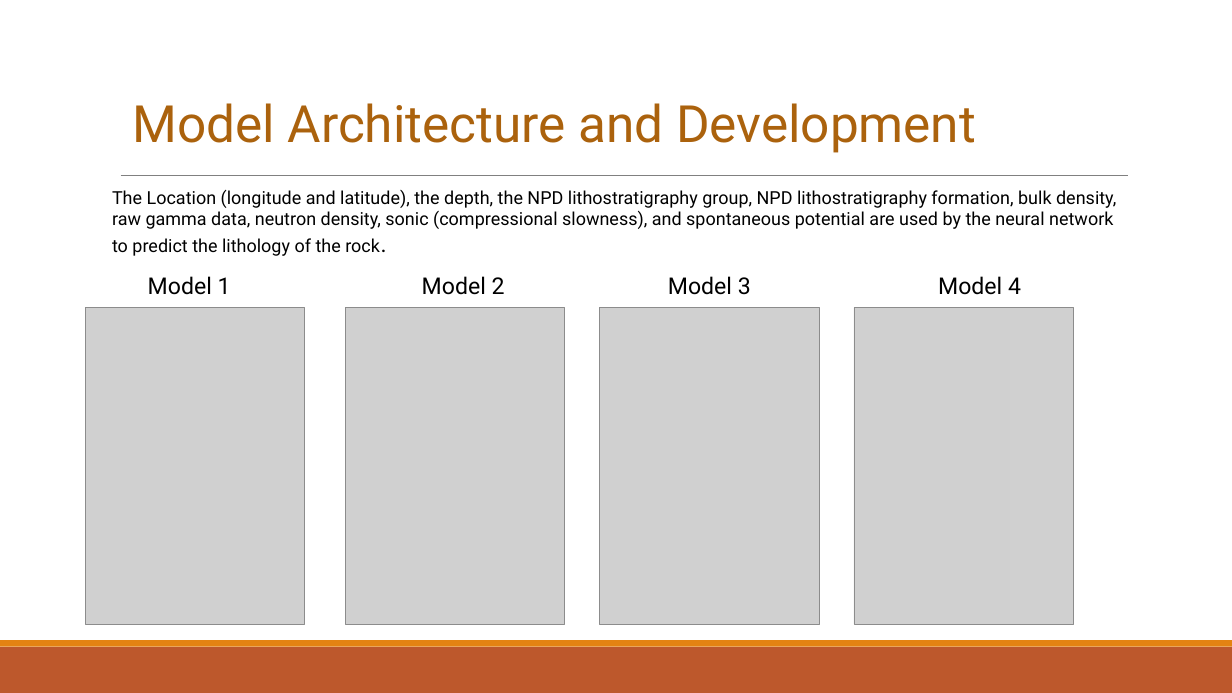
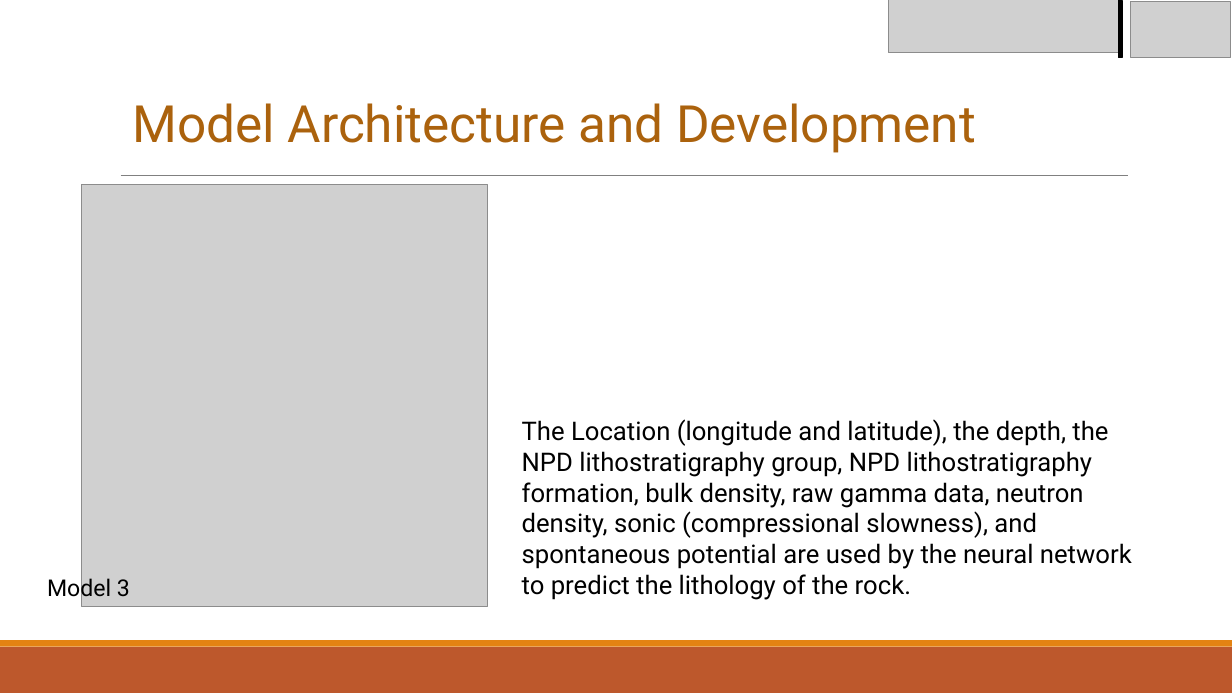
Before and after one commit to OvieIboyitie/Predicting-rock-Lithology-using-Machine-learning, a slide deck: slide 10 of Predicting rock lithology using machine learning updated.pptx (slide 12 before the commit). Drawn at 1232x693 pixels with LibreOffice and Linux fonts; fonts in the diff are those of the drawing; grey boxes stand for pictures. Boxes give left, top, right and bottom in pixels: in the first picture for what was removed or moved away, otherwise in the second. Text is boxed around its words. In the diff, an @@ line names an element or a change of style, - is before the commit and + after.

```diff
--- a/Predicting rock lithology using machine learning updated.pptx
+++ b/Predicting rock lithology using machine learning updated.pptx
@@ picture added at (888,0,1120,53) @@
@@ rectangle added at (1118,0,1122,57), fill #000000, outline #000000 1.25 pt @@
@@ picture added at (1131,2,1230,58) @@
@@ picture: place and size @@
-picture at (600,308,820,625)
+picture at (81,185,488,606)
@@ text removed at (148,276,231,295) @@
-Model 1
@@ text removed at (422,276,505,295) @@
-Model 2
@@ text removed at (938,276,1021,295) @@
-Model 4
@@ picture removed at (85,308,305,625) @@
@@ picture removed at (346,308,566,625) @@
@@ picture removed at (854,308,1074,625) @@
@@ text "The Location (longitude and latitude), ...": place and size @@
-text "The Location (longitude and latitude), ..." at (112,190,1116,256)
+text "The Location (longitude and latitude), ..." at (522,419,1132,600)
@@ text "The Location (longitude and latitude), ..." at (522,419,1132,600): size 14 to 20 pt; size 18 to 20 pt in "rock." @@
@@ text "Model 3" rewrapped from (668,276,751,295) to (47,575,130,601) @@
```
Also in this commit, not shown: 8 other slides changed, 4 slides added, 5 slides removed.
